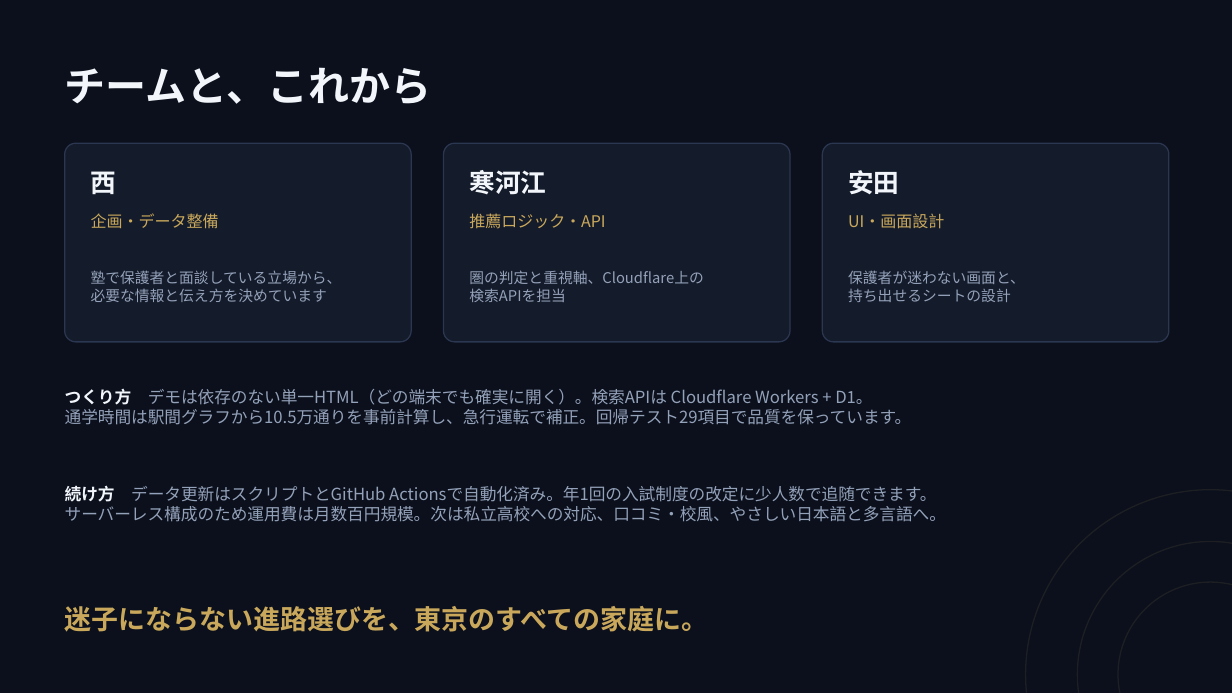
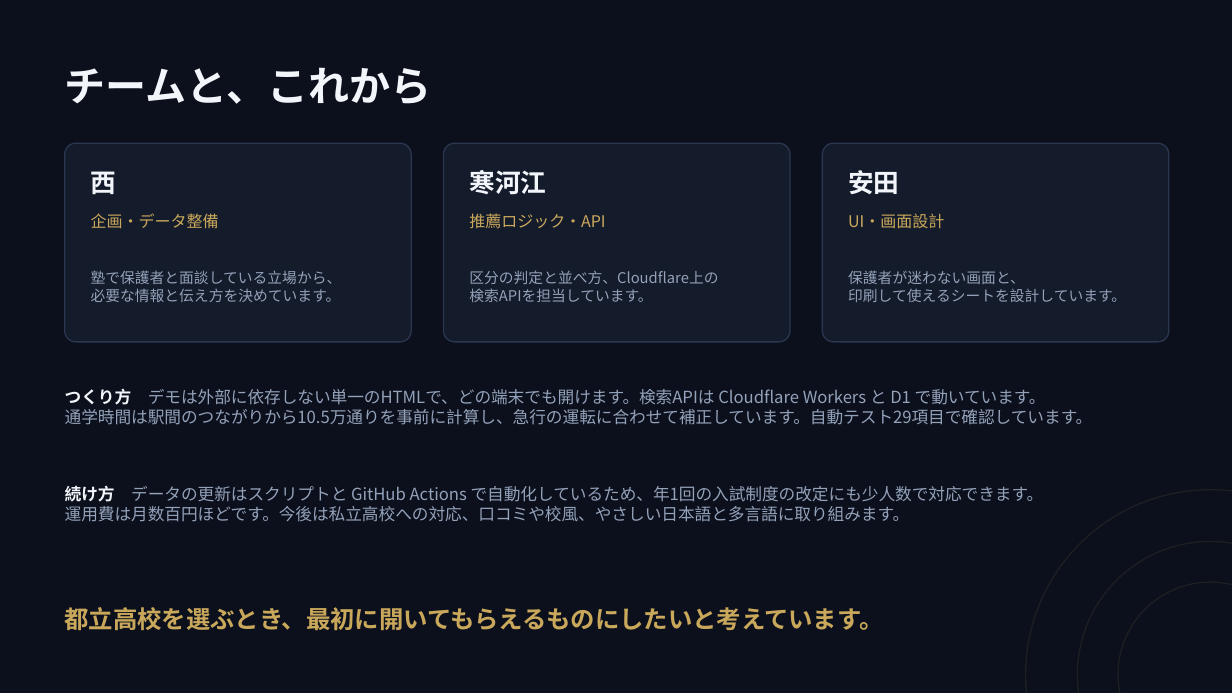
Before and after one commit to Nishi-Taiga/Course_Compass, a slide deck: slide 7 of docs/slides/shinro-compass-slides.pptx. Drawn at 1232x693 pixels with LibreOffice and Linux fonts; fonts in the diff are those of the drawing. Boxes give left, top, right and bottom in pixels: in the first picture for what was removed or moved away, otherwise in the second. Text is boxed around its words. In the diff, an @@ line names an element or a change of style, - is before the commit and + after.

```diff
--- a/docs/slides/shinro-compass-slides.pptx
+++ b/docs/slides/shinro-compass-slides.pptx
@@ text at box(91, 288, 341, 302): text changed @@
-必要な情報と伝え方を決めています
+必要な情報と伝え方を決めています。
@@ text at box(469, 270, 718, 302): text changed @@
-圏の判定と重視軸、Cloudflare上の
-検索APIを担当
+区分の判定と並べ方、Cloudflare上の
+検索APIを担当しています。
@@ text at box(848, 289, 1126, 302): text changed @@
-持ち出せるシートの設計
+印刷して使えるシートを設計しています。
@@ text at box(65, 389, 1093, 425): text changed @@
-つくり方 デモは依存のない単一HTML（どの端末でも確実に開く）。検索APIは Cloudflare Workers + D1。
-通学時間は駅間グラフから10.5万通りを事前計算し、急行運転で補正。回帰テスト29項目で品質を保っています。
+つくり方 デモは外部に依存しない単一のHTMLで、どの端末でも開けます。検索APIは Cloudflare Workers と D1 で動いています。
+通学時間は駅間のつながりから10.5万通りを事前に計算し、急行の運転に合わせて補正しています。自動テスト29項目で確認しています。
@@ text at box(65, 485, 1044, 522): text changed @@
-続け方 データ更新はスクリプトとGitHub Actionsで自動化済み。年1回の入試制度の改定に少人数で追随できます。
-サーバーレス構成のため運用費は月数百円規模。次は私立高校への対応、口コミ・校風、やさしい日本語と多言語へ。
+続け方 データの更新はスクリプトと GitHub Actions で自動化しているため、年1回の入試制度の改定にも少人数で対応できます。
+運用費は月数百円ほどです。今後は私立高校への対応、口コミや校風、やさしい日本語と多言語に取り組みます。
@@ text at box(65, 607, 884, 630): text changed; size 21 to 19 pt @@
-迷子にならない進路選びを、東京のすべての家庭に。
+都立高校を選ぶとき、最初に開いてもらえるものにしたいと考えています。
```
Also in this commit, not shown: 6 other slides changed.
